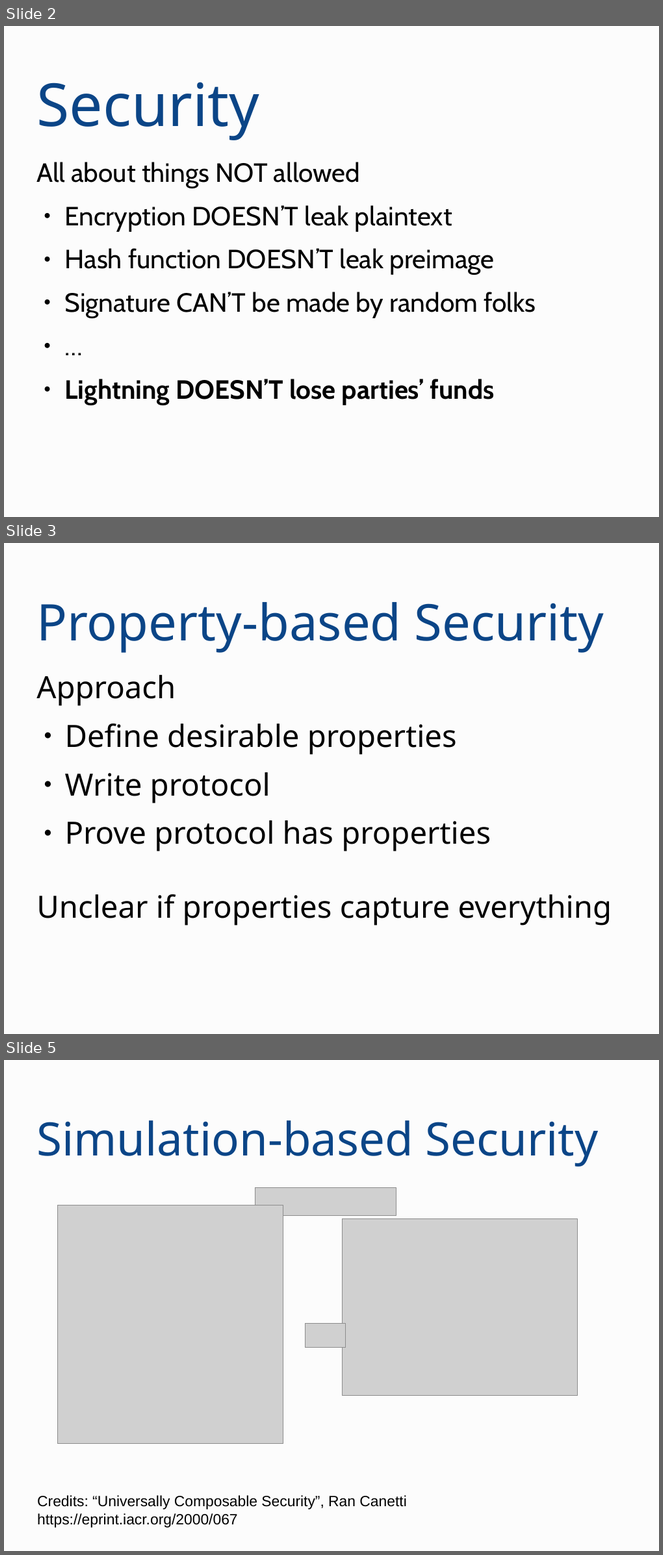
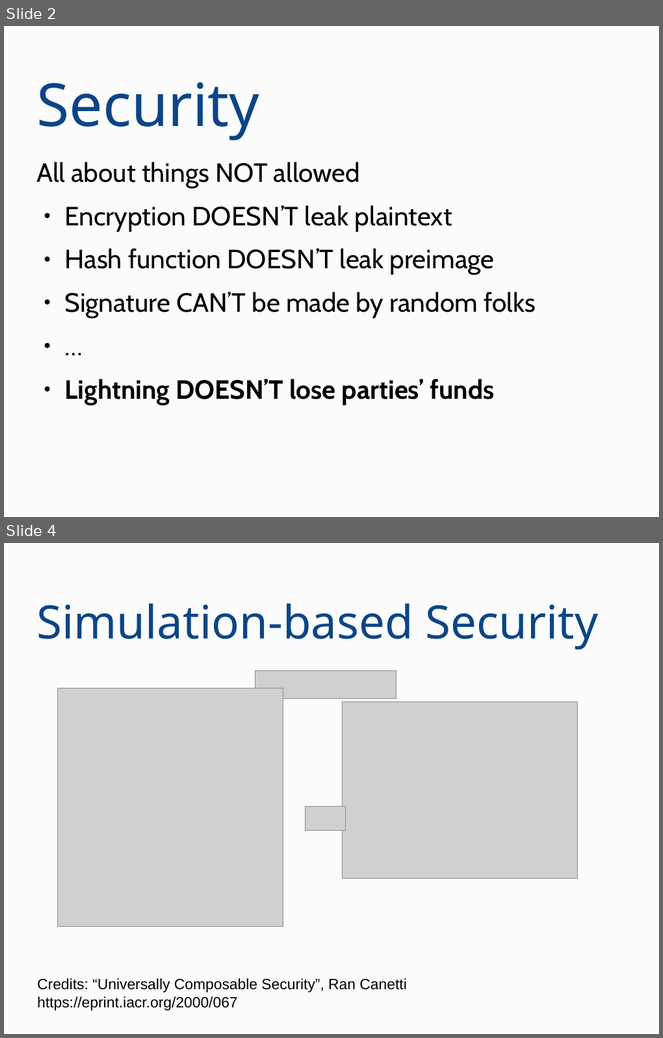
Before and after one commit to OrfeasLitos/PaymentChannels, a slide deck: ln-conf-2019/presentation.odp. Shown one above the other, each under a label of ours: slides 2, 3 and 5 before the commit, slides 2 and 4 after it; the slides between them are not shown. The pictures are 663x1555 and 663x1038 pixels, drawn with LibreOffice and Linux fonts; fonts in the diff are those of the drawing; grey boxes stand for pictures. Boxes give left, top, right and bottom in pixels: in the first picture for what was removed or moved away, otherwise in the second. Text is boxed around its words. In the diff, an @@ line names an element or a change of style, - is before the commit and + after.

```diff
--- a/ln-conf-2019/presentation.odp
+++ b/ln-conf-2019/presentation.odp
@@ slide 3 removed at bbox=[4, 543, 659, 1034], background #FCFCFC @@
@@ title removed at bbox=[36, 602, 605, 653] @@
-Property-based Security
@@ text removed at bbox=[36, 675, 612, 926] @@
-Approach
-● Define desirable properties
-● Write protocol
-● Prove protocol has properties
-Unclear if properties capture everything
@@ what was slide 5 is now slide 4 @@
```
Also in this commit, not shown: 1 slide changed, 5 slides added, 2 other slides removed, 1 other file.
